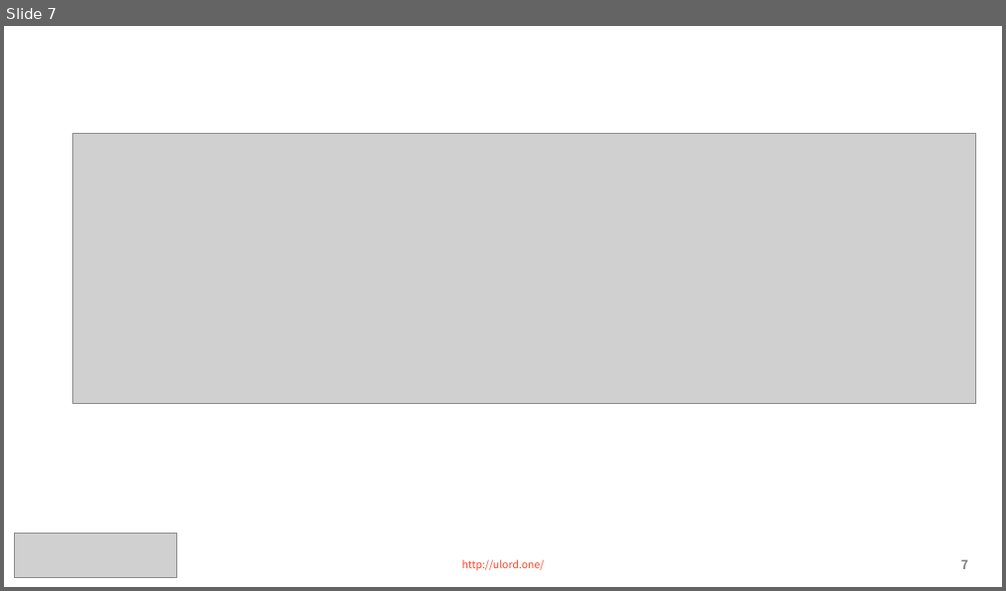
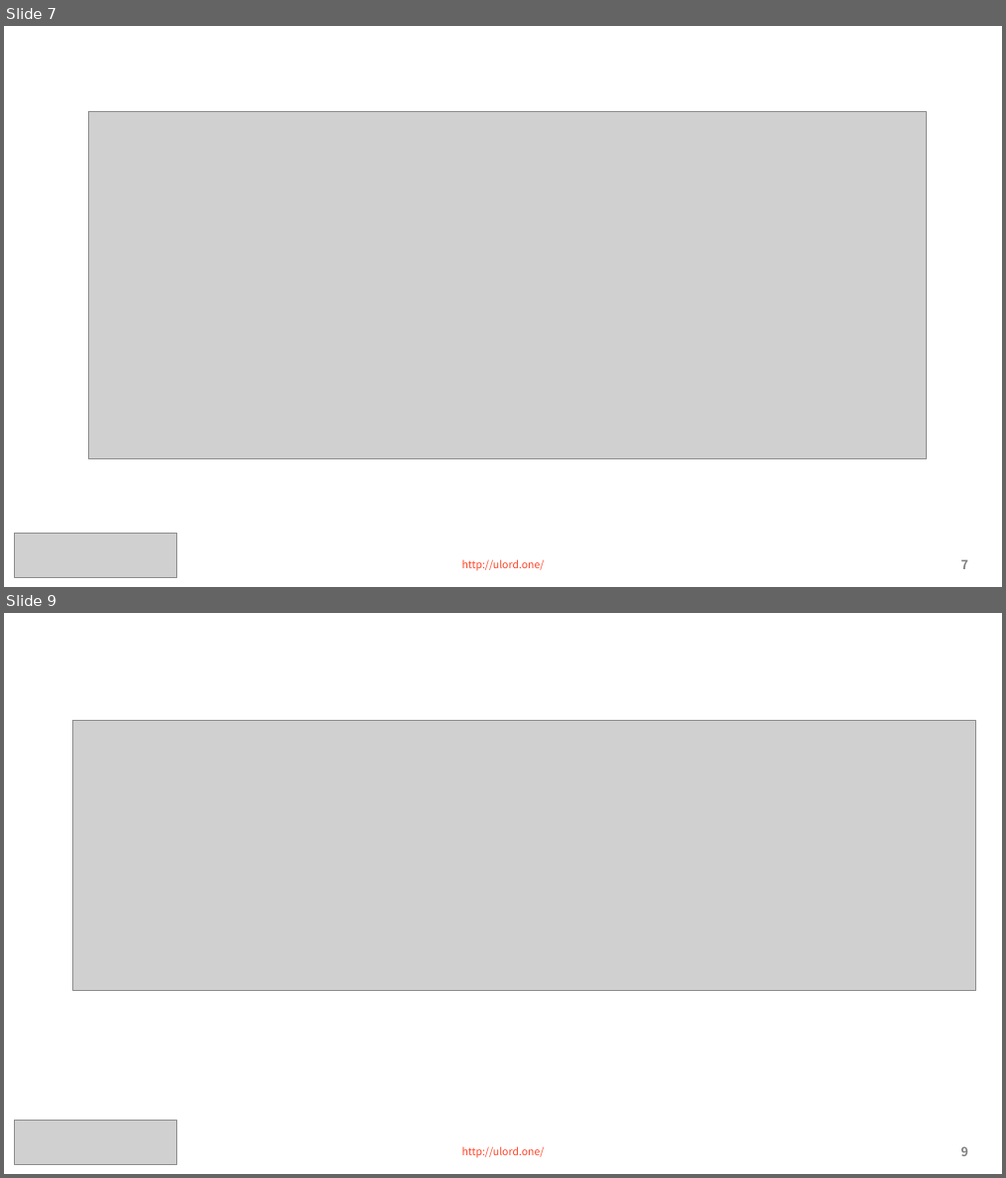
Before and after one commit to CAOLINAN/PersonalNotes, a slide deck: 序列化/msgpack.pptx. Shown one above the other, each under a label of ours: slide 7 before the commit, slides 7 and 9 after it; the slides between them are not shown. The pictures are 1006x591 and 1006x1178 pixels, drawn with LibreOffice and Linux fonts; fonts in the diff are those of the drawing; grey boxes stand for pictures. Boxes give left, top, right and bottom in pixels: in the first picture for what was removed or moved away, otherwise in the second. Text is boxed around its words. In the diff, an @@ line names an element or a change of style, - is before the commit and + after.

```diff
--- a/序列化/msgpack.pptx
+++ b/序列化/msgpack.pptx
@@ slide 7 added at (4,26,1002,587), background #FFFFFF @@
@@ picture added at (88,111,927,460) @@
@@ picture added at (14,534,177,578) @@
@@ text added at (462,560,545,571), 10 pt, text #FF4429 @@
+http://ulord.one/
@@ page number added at (961,560,968,570), 12 pt, text #808080, bold @@
+7
@@ what was slide 7 is now slide 9 @@
@@ page number at (961,1147,968,1157): text changed @@
-7
+9
```
Also in this commit, not shown: 4 slides changed, 2 other slides added, 1 slide removed, 2 other files.
